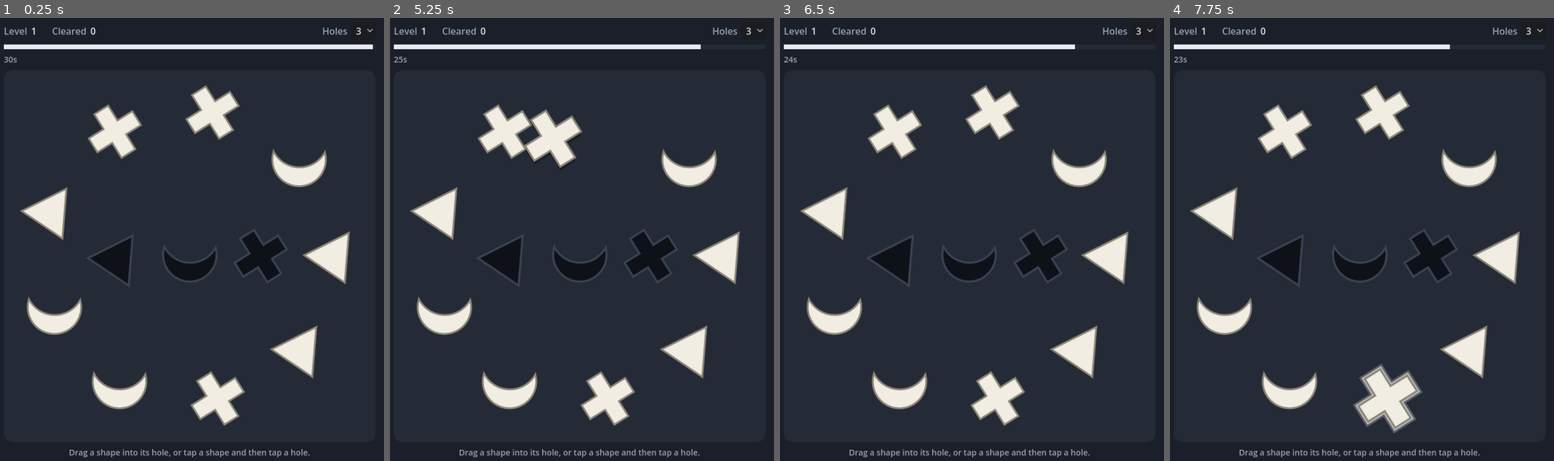
Above: before the commit, frames 1-4 (left to right).
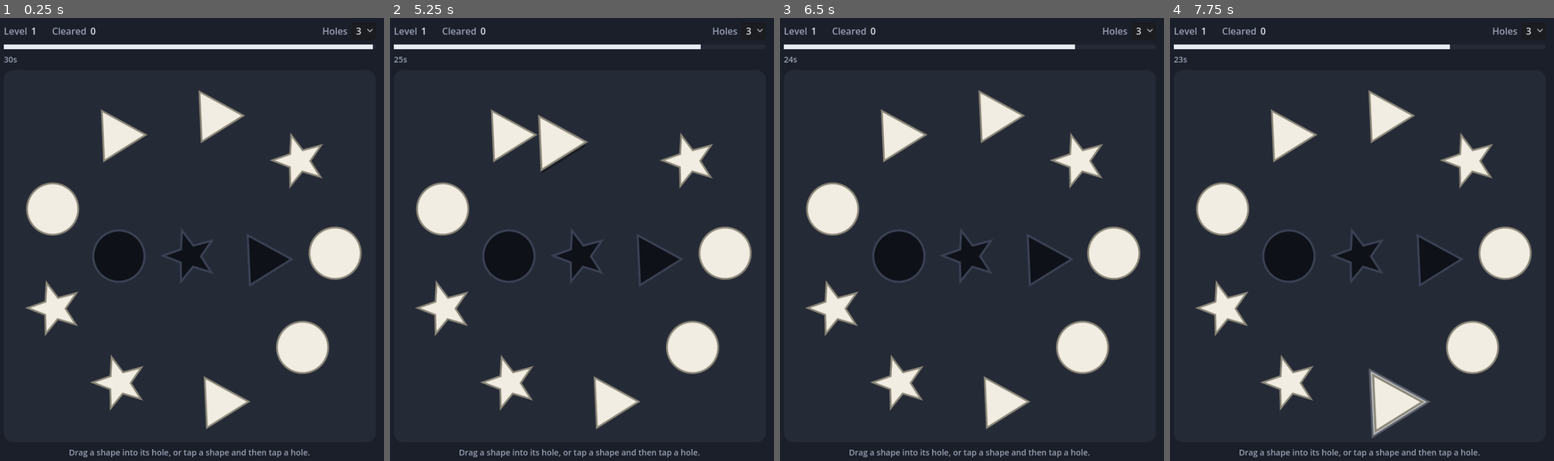
Above: after the commit, the same moments.

Repository: ooooonnnnn/Colorblind-Shape-Match
Game: Godot game, scene res://main.tscn
Same seed, same stepped clock (60 frames per second), same inputs: the game is played once before the commit and once after it.
Inputs (mouse positions are in pixels of both pictures, inside the frame that each line leads up to):
- Up to frame 1 (0.25 s): no input
- Up to frame 2 (5.25 s): click "3" at 0.5 s; click "3" at 1.25 s; click "3" at 2 s; tap A every 0.75 s from 2.75 to 5 s; drag from (651, 257) to (620, 155) at 2.77 s; drag from (509, 257) to (558, 363) at 3.52 s; move the mouse to (578, 257) at 4.27 s; click (578, 257) at 4.42 s; drag from (601, 111) to (455, 190) at 5.02 s
- Up to frame 3 (6.5 s): tap A at 5.75 s; drag from (1114, 252) to (991, 266) at 5.77 s
- Up to frame 4 (7.75 s): tap A at 6.5 s; drag from (1223, 310) to (1296, 142) at 6.52 s; move the mouse to (1388, 398) at 7.27 s; click (1388, 398) at 7.42 s

The runs differ from the first frame. In frame 1, 9.7% of the frame differs, in the area x 5-95%, y 15-93%; in frame 2, 9.8%; in frame 3, 9.7%; in frame 4, 10%, in the area x 5-95%, y 15-95%.

Commit message:
Limit shapes to square, circle, triangle, star, kite, crescent
Co-Authored-By: Claude Opus 5.5 (1M context) <noreply@anthropic.com>

Diff:
--- a/scripts/shapes.gd
+++ b/scripts/shapes.gd
@@ -1,64 +1,28 @@
 class_name Shapes
 ## Shape generators. Each returns a closed polygon in a 100x100 box centered on (50, 50).
 
-const NAMES := [
-	"triangle", "square", "rectangle", "pentagon", "hexagon", "octagon", "star", "cross",
-	"diamond", "trapezoid", "arrow", "l_shape", "t_shape", "heart", "crescent", "ellipse", "blob",
-]
+const NAMES := ["square", "circle", "triangle", "star", "kite", "crescent"]
 
 const CENTER := Vector2(50, 50)
 
 
 static func make(shape_name: String) -> PackedVector2Array:
 	match shape_name:
+		"square":
+			return _poly([[16, 16], [84, 16], [84, 84], [16, 84]])
+		"circle":
+			return _ellipse(46, 46)
 		"triangle":
 			return _poly([[50, 6], [94, 84], [6, 84]])
-		"square":
-			return _poly([[16, 16], [84, 16], [84, 84], [16, 84]])
-		"rectangle":
-			var h := randf_range(16, 22)
-			return _poly([[6, 50 - h], [94, 50 - h], [94, 50 + h], [6, 50 + h]])
-		"pentagon":
-			return _ngon(5)
-		"hexagon":
-			return _ngon(6)
-		"octagon":
-			return _ngon(8)
 		"star":
-			var points := randi_range(4, 6)
-			var inner := randf_range(18, 24)
 			var radii := []
-			for i in points * 2:
-				radii.append(inner if i % 2 else 48.0)
+			for i in 10:
+				radii.append(20.0 if i % 2 else 48.0)
 			return _radial(radii)
-		"cross":
-			var t := randf_range(12, 16)
-			var a := 50 - t
-			var b := 50 + t
-			return _poly([[a, 4], [b, 4], [b, a], [96, a], [96, b], [b, b], [b, 96], [a, 96], [a, b], [4, b], [4, a], [a, a]])
-		"diamond":
-			var w := randf_range(26, 32)
-			return _poly([[50, 4], [50 + w, 50], [50, 96], [50 - w, 50]])
-		"trapezoid":
-			var top := randf_range(14, 24)
-			return _poly([[50 - top, 22], [50 + top, 22], [94, 78], [6, 78]])
-		"arrow":
-			return _poly([[6, 38], [56, 38], [56, 14], [94, 50], [56, 86], [56, 62], [6, 62]])
-		"l_shape":
-			return _poly([[16, 6], [44, 6], [44, 66], [86, 66], [86, 94], [16, 94]])
-		"t_shape":
-			return _poly([[6, 8], [94, 8], [94, 36], [64, 36], [64, 94], [36, 94], [36, 36], [6, 36]])
-		"heart":
-			return _heart()
+		"kite":
+			return _poly([[50, 4], [78, 36], [50, 96], [22, 36]])
 		"crescent":
 			return _crescent()
-		"ellipse":
-			return _ellipse(46, randf_range(22, 30))
-		"blob":
-			var radii := []
-			for i in 7:
-				radii.append(randf_range(26, 47))
-			return _radial(radii, randf_range(0, 360))
 	push_error("Unknown shape: %s" % shape_name)
 	return PackedVector2Array()
 
@@ -92,35 +56,11 @@
 	return points
 
 
-static func _ngon(n: int) -> PackedVector2Array:
-	var radii := []
-	radii.resize(n)
-	radii.fill(46.0)
-	return _radial(radii)
-
-
 static func _ellipse(rx: float, ry: float, steps := 48) -> PackedVector2Array:
 	var points := PackedVector2Array()
 	for i in steps:
 		var t := TAU * i / steps
 		points.append(CENTER + Vector2(rx * cos(t), ry * sin(t)))
-	return points
-
-
-static func _heart() -> PackedVector2Array:
-	# Cubic Bezier segments: start, control 1, control 2, end.
-	var segments := [
-		[Vector2(50, 90), Vector2(14, 64), Vector2(2, 40), Vector2(14, 22)],
-		[Vector2(14, 22), Vector2(26, 6), Vector2(46, 10), Vector2(50, 28)],
-		[Vector2(50, 28), Vector2(54, 10), Vector2(74, 6), Vector2(86, 22)],
-		[Vector2(86, 22), Vector2(98, 40), Vector2(86, 64), Vector2(50, 90)],
-	]
-	var steps := 12
-	var points := PackedVector2Array([segments[0][0]])
-	for s in segments:
-		for i in range(1, steps + 1):
-			points.append(s[0].bezier_interpolate(s[1], s[2], s[3], float(i) / steps))
-	points.remove_at(points.size() - 1)  # the last point closes back onto the first
 	return points
 
 
